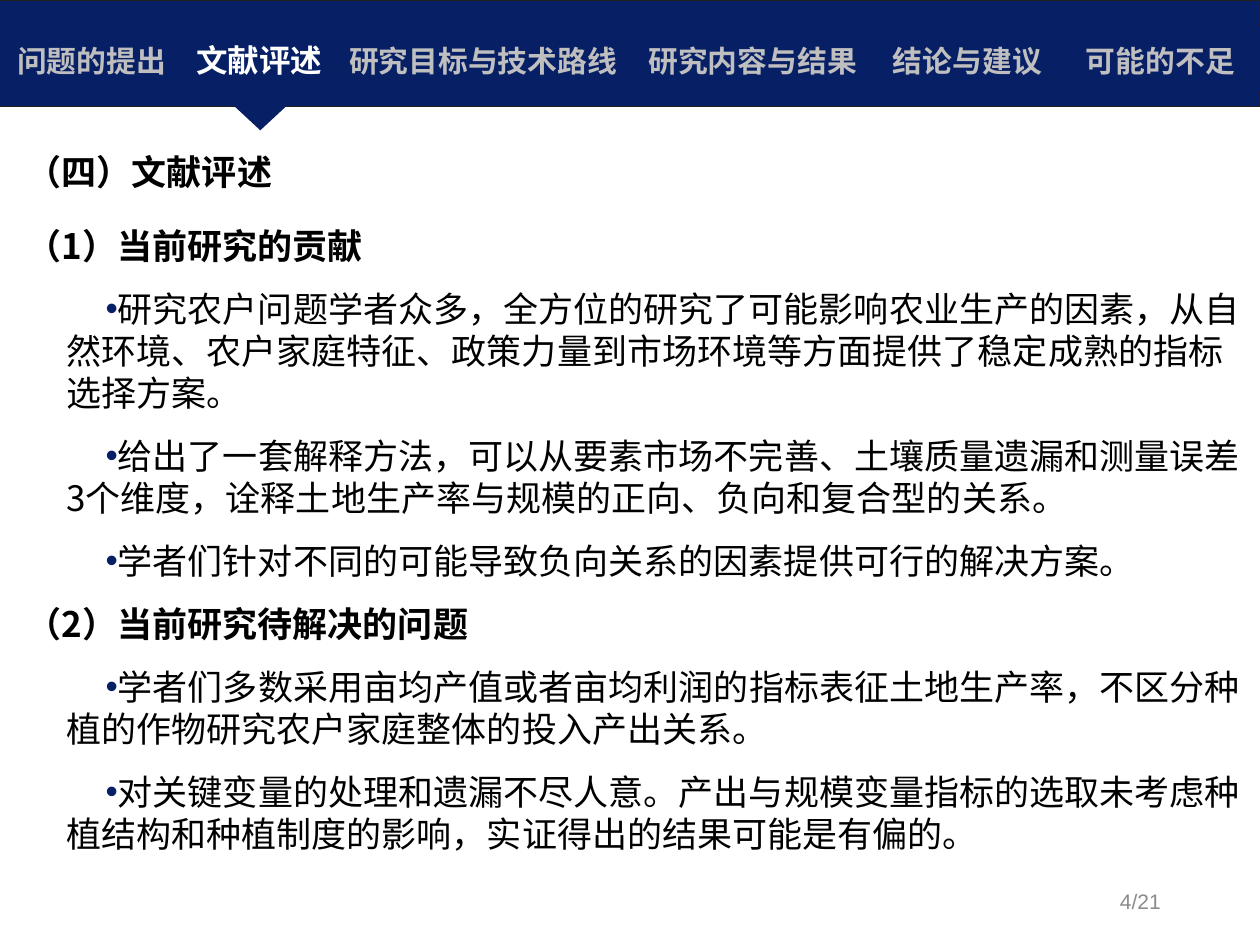
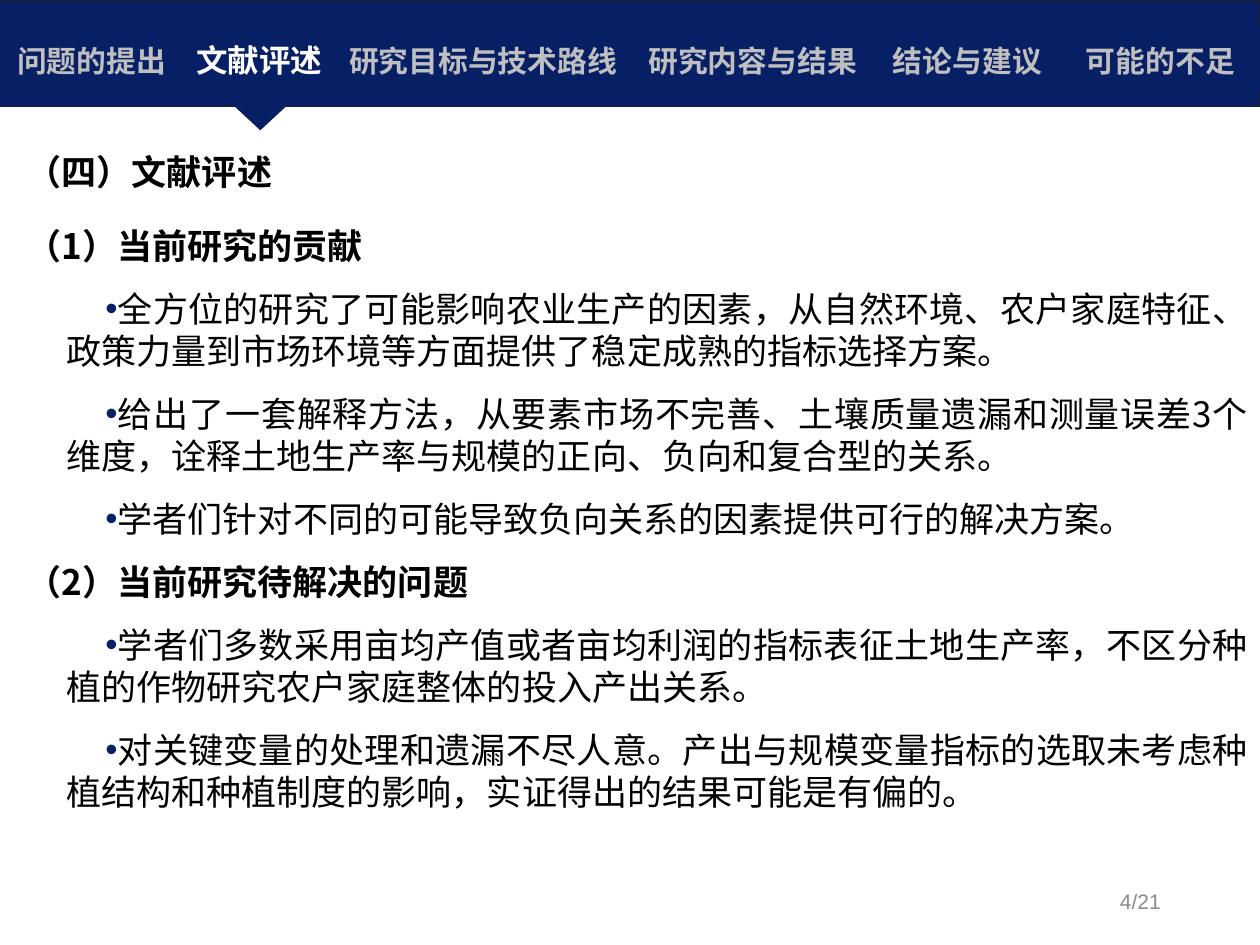
Before and after one commit to Iris0428/IR.Paper, a slide deck: slide 8 of 论文写作/S5+10+我国粮食生产率与农地经营规模关系的实证研究.pptx. Drawn at 1260x945 pixels with LibreOffice and Linux fonts; fonts in the diff are those of the drawing; background and template pictures are left out. Boxes give left, top, right and bottom in pixels: in the first picture for what was removed or moved away, otherwise in the second. Text is boxed around its words. In the diff, an @@ line names an element or a change of style, - is before the commit and + after.

```diff
--- a/论文写作/S5+10+我国粮食生产率与农地经营规模关系的实证研究.pptx
+++ b/论文写作/S5+10+我国粮食生产率与农地经营规模关系的实证研究.pptx
@@ text at (x1=27, y1=155, x2=1248, y2=809): alignment left to justified @@
@@ text at (x1=66, y1=292, x2=1248, y2=473): text changed @@
-• 研究农户问题学者众多，全方位的研究了可能影响农业生产的因素，从自然环境、农户家庭特征、政策力量到市场环境等方面提供了稳定成熟的指标选择方案。
-• 给出了一套解释方法，可以从要素市场不完善、土壤质量遗漏和测量误差3个维度，诠释土地生产率与规模的正向、负向和复合型的关系。
+• 全方位的研究了可能影响农业生产的因素，从自然环境、农户家庭特征、政策力量到市场环境等方面提供了稳定成熟的指标选择方案。
+• 给出了一套解释方法，从要素市场不完善、土壤质量遗漏和测量误差3个维度，诠释土地生产率与规模的正向、负向和复合型的关系。
```
Also in this commit, not shown: 16 other slides changed, 10 other files.
